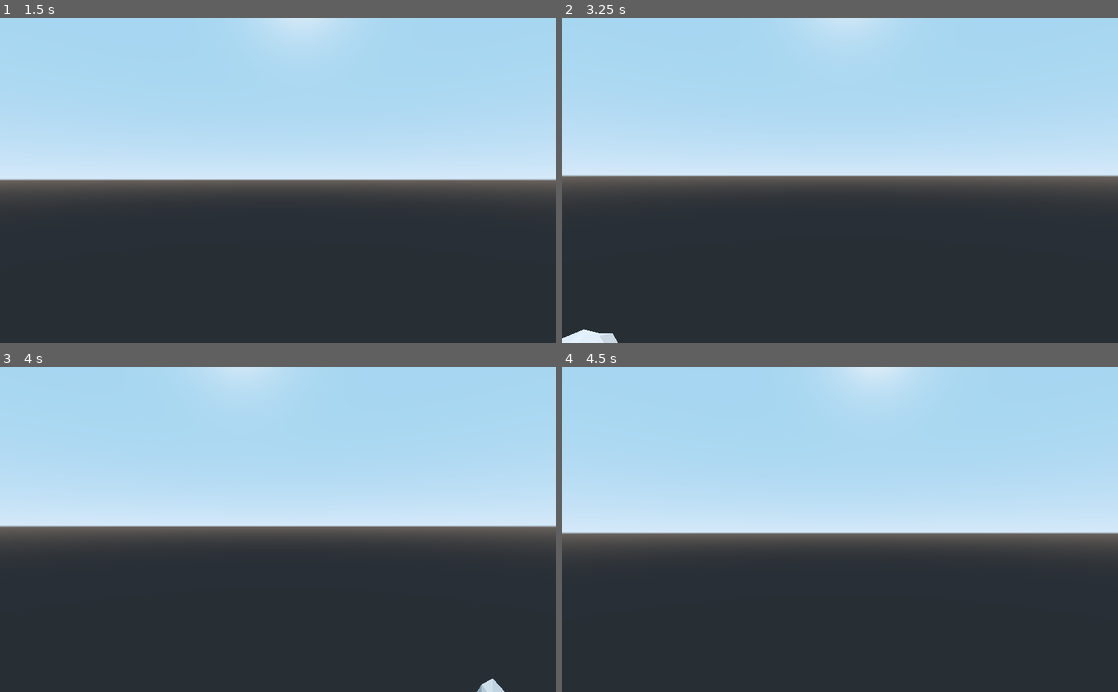
Above: before the commit, frames 1-4 (two rows, left to right).
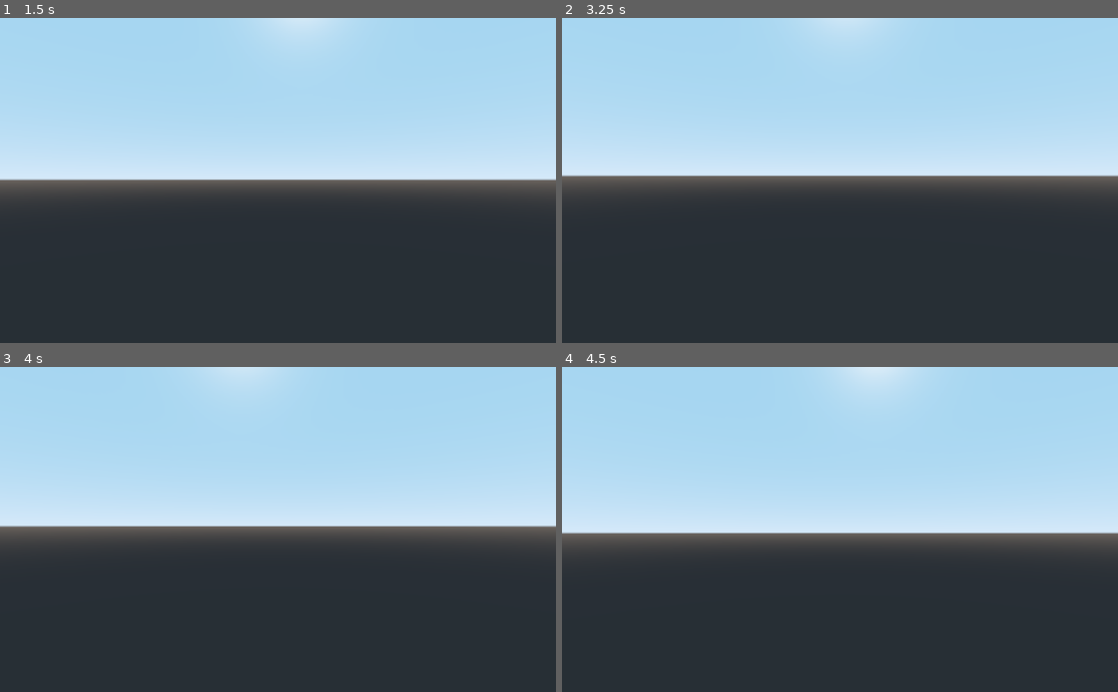
Above: after the commit, the same moments.

Repository: aacitelli/Birdwatch
Game: Godot game, scene res://Core/Main.tscn
The game is run twice, just before and just after one commit, with the same random seed, the same clock (stepped at 60 frames per second) and the same inputs.
Inputs (mouse positions are in pixels of both pictures, inside the frame that each line leads up to):
- Up to frame 1 (1.5 s): tap Enter at 0.5 s; move the mouse to (305, 180) at 0.52 s; hold W (move_forward) from 0.53 s (still down); tap Space (jump) at 0.77, 1.25 s; move the mouse to (250, 180) at 1.27 s
- Up to frame 2 (3.25 s): keep holding W (move_forward); tap Space (jump) at 1.52, 2.75, 3.02 s; tap Enter at 2 s; move the mouse to (851, 174) at 2.02 s; move the mouse to (834, 187) at 2.77 s
- Up to frame 3 (4 s): keep holding W (move_forward); move the mouse to (316, 532) at 3.52 s; tap Space (jump) at 3.77 s
- Up to frame 4 (4.5 s): keep holding W (move_forward); move the mouse to (795, 526) at 4.27 s

Frame 1 is identical in both runs. In frame 2, 0.3% of the frame differs, in the area x 0-10%, y 95-100%; in frame 3, 0.1%; in frame 4, nothing differs.

Commit message:
Modify chunk removal system to only be called when player enters new chunk

Diff:
--- a/Core/Main.tscn
+++ b/Core/Main.tscn
@@ -41,4 +41,3 @@
 
 [node name="DirectionalLight" type="DirectionalLight" parent="."]
 transform = Transform( 0.707107, -0.5, 0.5, 0, 0.707107, 0.707107, -0.707107, -0.5, 0.5, 0, 50, 0 )
-[connection signal="loaded_chunk" from="WorldEnvironment/World" to="WorldEnvironment/World" method="_on_World_loaded_chunk"]
--- a/WorldGen/World.gd
+++ b/WorldGen/World.gd
@@ -3,7 +3,7 @@
 const chunk_size = 16
 
 # Having this too high then actually loading that many makes the game HELLA LAGGY
-const chunk_load_radius = 32
+const chunk_load_radius = 16
 
 var noise
 var counter = 0
@@ -11,15 +11,14 @@
 var fps_count = 0
 var fps_measurements = 0
 
-# Self-explanatory
 var chunks = {}
-
-# Used as a lock system to make sure several threads aren't working on the same chunk at once
 var unready_chunks = {}
 
 # We use threading so it doesn't lock up the main thread and actually lag
 # Increasing number of threads speeds it up (more chunks being generated each _process call), but means each _process call takes a little longer (i.e. less framerate). 4 seems to be a good middle ground of reasonably fast loading while leaving reasonably good performance.
 var thread
+
+# TODO: I have a lot of places where I could spread the work of one frame across several for more consistent framerate. Fix these.
 
 # Holds grid position of player; Updated every frame
 var p_x
@@ -28,8 +27,6 @@
 var MAX_HEIGHT = 100
 
 var chunks_loading_this_frame
-
-signal loaded_chunk
 
 # Percentiles are used for stuff like biome selection and shading b/c perlin noise is (close to) a normal distribution
 # This scales by (MAX_HEIGHT) / 100th percentiles so stuff like mountains are at the highest peak
@@ -95,9 +92,14 @@
 	# print("\n-----------------------\n")
 	# print("Process call #" + str(num_process_calls))
 
-	# Need updated player positioning values
-	p_x = int($Player.translation.x) / chunk_size
-	p_z = int($Player.translation.z) / chunk_size
+	# Update player positioning values
+	var changed_chunks_this_frame = false
+	var new_p_x = int($Player.translation.x) / chunk_size
+	var new_p_z = int($Player.translation.z) / chunk_size
+	if new_p_x != p_x or new_p_z != p_z:
+		changed_chunks_this_frame = true
+	p_x = new_p_x
+	p_z = new_p_z
 	player_pos = Vector2(p_x, p_z)
 
 	# Terrain generation will go full steam until it hits another
@@ -108,11 +110,9 @@
 	var chunks_per_frame = floor(chunk_load_radius * (3.0 / 7))
 	load_closest_n_chunks(chunks_per_frame)
 
-	# Call this five times a second. We want to run this as little as possible (to avoid too many searches through ALL our chunks), but we can't make this interval too much, or else there'll be mini lag spikes when this function does run.
-	remove_far_chunks(chunks_per_frame)
-
-	# total_time = OS.get_ticks_usec() - time_before
-	# print("remove_far_chunks time taken (us): " + str(total_time))
+	# Call this whenever we change chunks, and no more frequently. This is the mathematical maximum number of times we can call it without having any redundant calls, which is what we're going for.
+	if changed_chunks_this_frame:
+		remove_far_chunks(chunks_per_frame)
 
 func load_closest_n_chunks(num_chunks_to_load):
 
@@ -158,13 +158,10 @@
 		# Move on to the next ring of the "spiral"
 		current_radius += 1
 
-# TODO: Modify chunks data structure to be something I sort highest to lowest distance every frame (adding new chunks to the end), then in this function I can just remove from the beginning until I hit something within range.
-# TODO: Benchmark the above approach. The above approach is *technically* worse theta complexity because of the sort, but because I only really have to do it when the user changes chunks and that makes this function drastically quicker (still technically same theta complexity) it's probably a performance improvement. This is where a large chunk of my performance is used anyway.
+# Removes any chunks deemed too far away from the scene
 func remove_far_chunks(max_chunks_removed):
-
-	# Set them all as needing removal
 	for chunk in chunks.values():
-		if not Vector2(chunk.x_grid, chunk.z_grid).distance_to(Vector2(p_x, p_z)) <= chunk_load_radius:
+		if Vector2(chunk.x_grid, chunk.z_grid).distance_to(Vector2(p_x, p_z)) > chunk_load_radius:
 			chunk.call_deferred("free") # .queue_free() works here too
 			chunks.erase(chunk.key)
 
